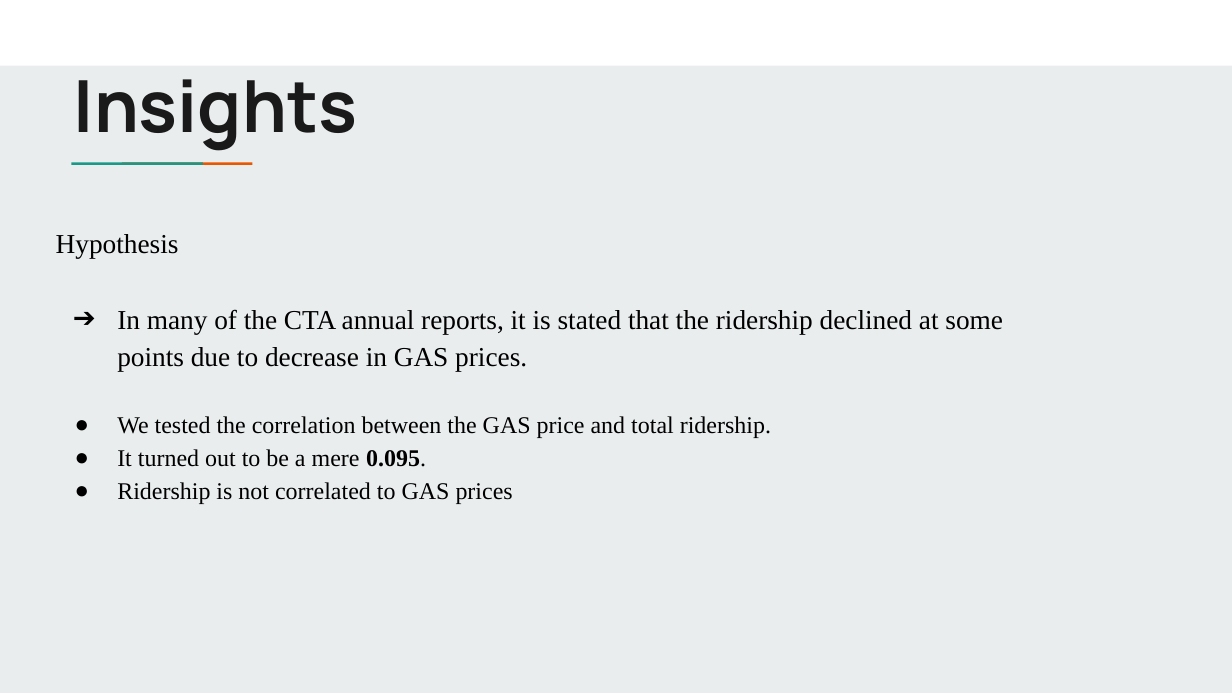
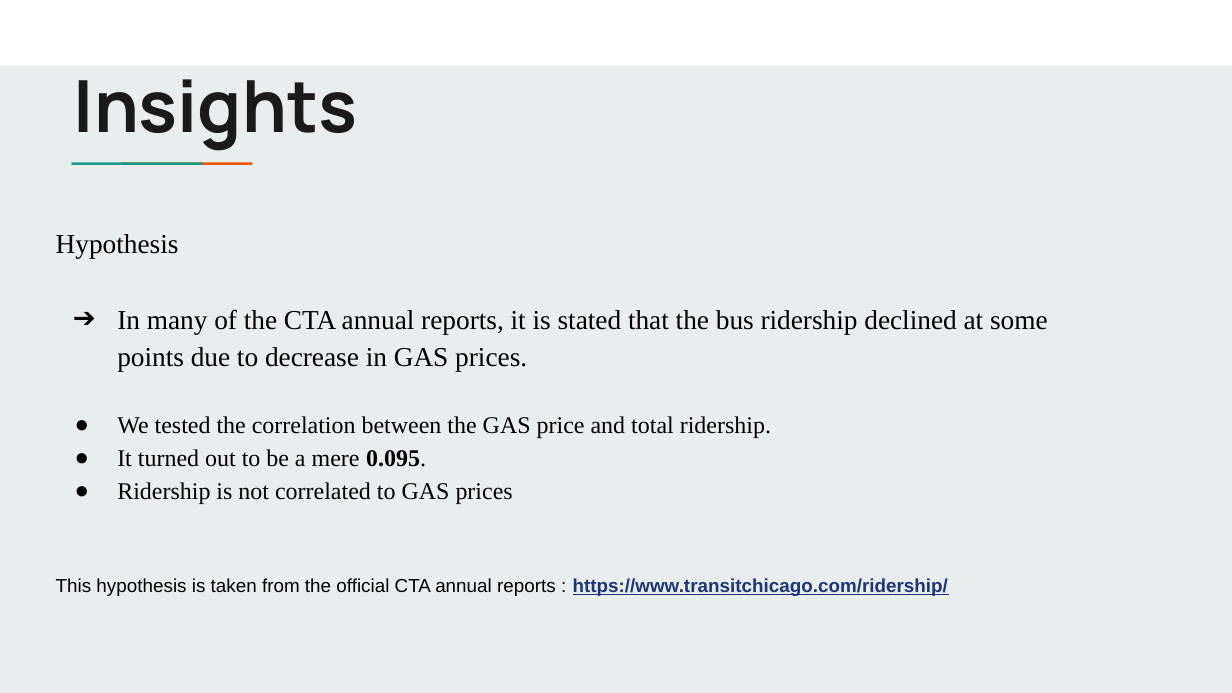
Before and after one commit to uic-cs418/python_demons, a slide deck: slide 13 of Python Demons_presentation.pptx (slide 17 before the commit). Drawn at 1232x693 pixels with LibreOffice and Linux fonts; fonts in the diff are those of the drawing. Boxes give left, top, right and bottom in pixels: in the first picture for what was removed or moved away, otherwise in the second. Text is boxed around its words. In the diff, an @@ line names an element or a change of style, - is before the commit and + after.

Commit message:
Updated presentation

```diff
--- a/Python Demons_presentation.pptx
+++ b/Python Demons_presentation.pptx
@@ subtitle at <box>117,309,1048,371</box>: text changed @@
-➔ In many of the CTA annual reports, it is stated that the ridership declined at some points due to decrease in GAS prices.
+➔ In many of the CTA annual reports, it is stated that the bus ridership declined at some points due to decrease in GAS prices.
@@ subtitle at <box>56,578,948,596</box>: paragraph added @@
+This hypothesis is taken from the official CTA annual reports : https://www.transitchicago.com/ridership/
```
Also in this commit, not shown: 8 other slides changed, 6 slides added.
